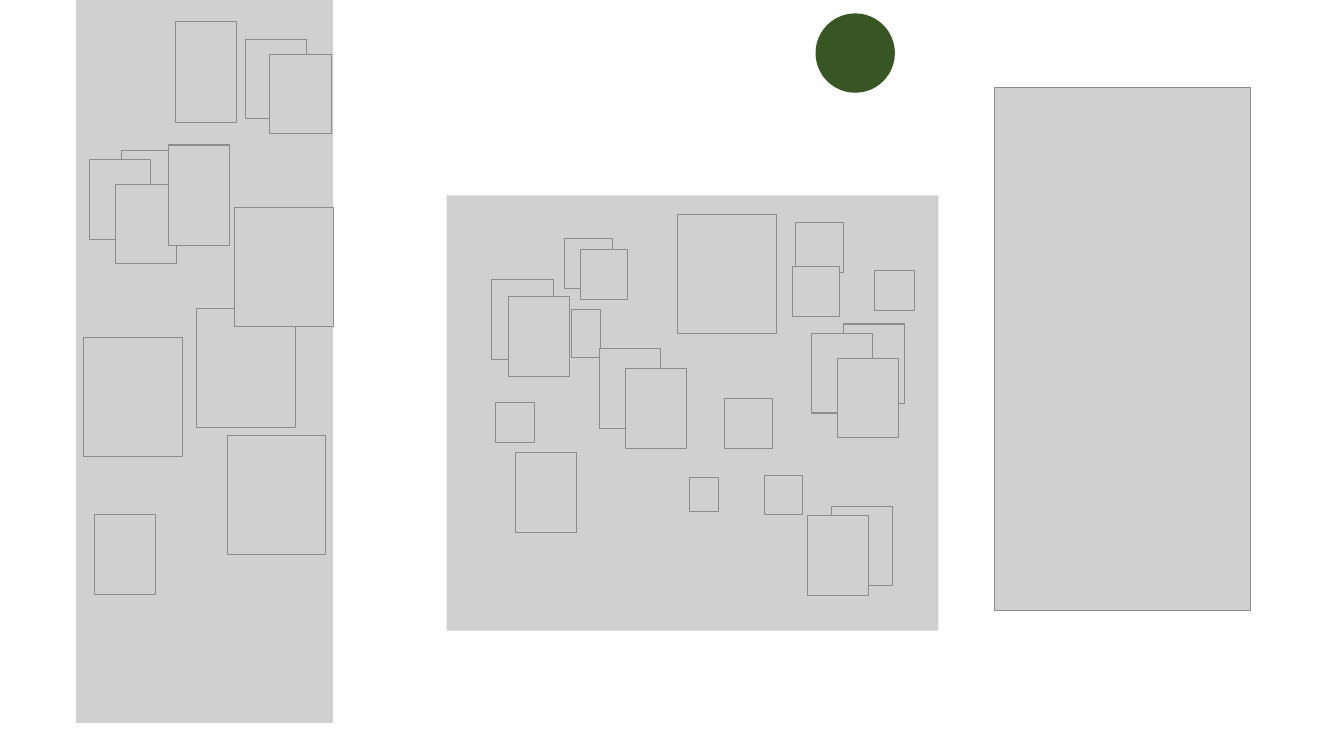
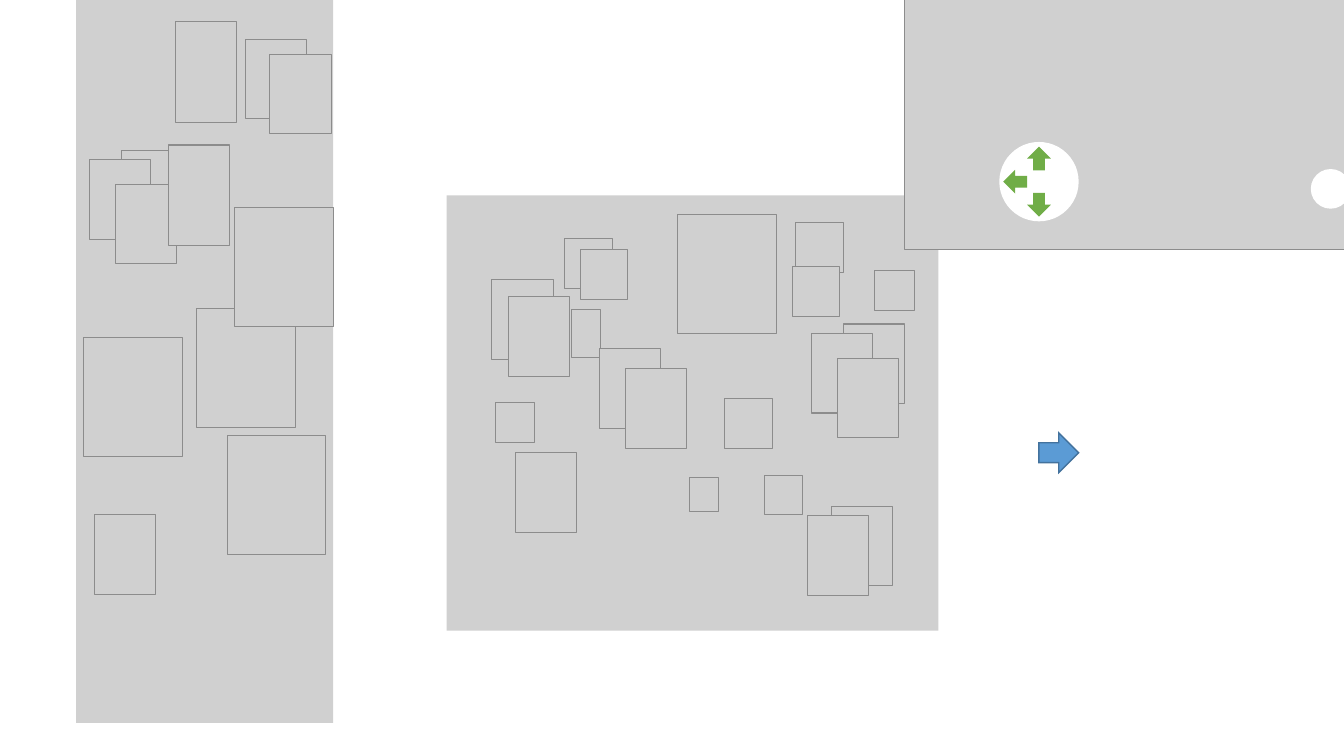
Before and after one commit to DiegoTeixeiraMarques/EstagioI, a slide deck: slide 3 of Modelagem do Game.pptx. Drawn at 1344x756 pixels with LibreOffice and Linux fonts; fonts in the diff are those of the drawing; grey boxes stand for pictures. Boxes give left, top, right and bottom in pixels: in the first picture for what was removed or moved away, otherwise in the second. Text is boxed around its words. In the diff, an @@ line names an element or a change of style, - is before the commit and + after.

```diff
--- a/Modelagem do Game.pptx
+++ b/Modelagem do Game.pptx
@@ picture at <box>905,0,1344,250</box>: rotation 0 to 270 degrees @@
@@ ellipse: place and size @@
-ellipse at <box>816,13,895,93</box>
+ellipse at <box>999,142,1079,222</box>
@@ ellipse at <box>999,142,1079,222</box>: fill #385723 to #FFFFFF @@
@@ up arrow added at <box>1027,147,1052,171</box>, fill #70AD47 @@
@@ up arrow added at <box>1003,169,1027,194</box>, fill #70AD47 @@
@@ ellipse added at <box>1311,169,1344,209</box>, fill #FFFFFF @@
@@ up arrow added at <box>1027,193,1052,217</box>, fill #70AD47 @@
@@ up arrow added at <box>1040,433,1079,472</box>, fill #5B9BD5, outline #43739E 1 pt @@
```
Also in this commit, not shown: 1 other slide changed, 1 slide added, 30 other files.
